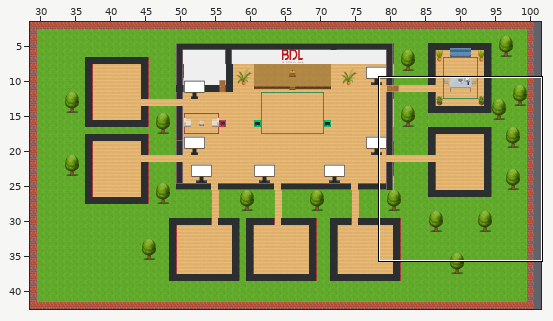
Tiled map (JSON), stored at map.tmj. Above, an overview of the earlier version with the close-up marked.
Close-up. The starting point:
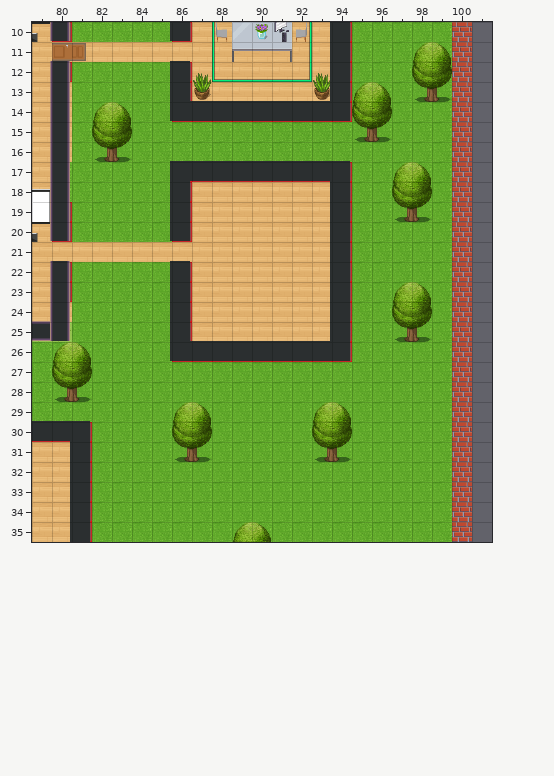
Cells are 32x32 px. Shown: x 79..101, y 10..35. The commit also changed other parts of the map, which this record leaves out.
After:
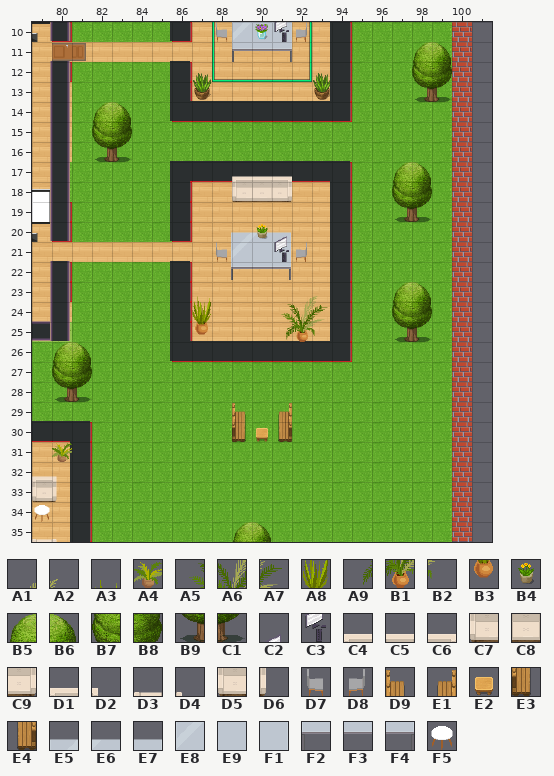
Key: from "WA_Decoration": A1 61, A2 62, A3 64, A4 67, A5 72, A6 73, A7 74, A8 76, A9 84, B1 85, B2 86, B3 88, B4 93; from "WA_Exterior": B5 0, B6 1, B7 25, B8 26, B9 50, C1 51; from "WA_Miscellaneous": C2 20, C3 30; from "WA_Seats": C4 0, C5 1, C6 2, C7 13, C8 14, C9 15, D1 26, D2 27, D3 28, D4 29, D5 39, D6 40, D7 119, D8 120, D9 146, E1 147, E2 151, E3 159, E4 160; from "WA_Tables": E5 5, E6 6, E7 7, E8 15, E9 16, F1 17, F2 25, F3 26, F4 27, F5 130.
__ is an empty cell.
Tiles of an added or newly shown layer are drawn over the layers below it.
The edit:
{"where": "layer \"floor/floor2\""}
{"y":13,"x":95,"old":"B5 B6","new":"__ __"}
{"y":14,"x":95,"old":"B7 B8","new":"__ __"}
{"y":15,"x":95,"old":"B9 C1","new":"__ __"}
{"y":29,"x":86,"old":"B5 B6","new":"__ __"}
{"y":29,"x":93,"old":"B5 B6","new":"__ __"}
{"y":30,"x":86,"old":"B7 B8","new":"__ __"}
{"y":30,"x":93,"old":"B7 B8","new":"__ __"}
{"y":31,"x":86,"old":"B9 C1","new":"__ __"}
{"y":31,"x":93,"old":"B9 C1","new":"__ __"}
{"where": "layer \"furniture/furniture1\""}
{"y":17,"x":89,"old":"__ __ __","new":"C4 C5 C6"}
{"y":18,"x":89,"old":"__ __ __","new":"C7 C8 C9"}
{"y":21,"x":88,"old":"__","new":"D7"}
{"y":21,"x":92,"old":"__","new":"D8"}
{"y":29,"x":89,"old":"__","new":"D9"}
{"y":29,"x":91,"old":"__","new":"E1"}
{"y":30,"x":89,"old":"__ __ __","new":"E3 E2 E4"}
{"y":32,"x":79,"old":"__ __","new":"D1 D2"}
{"y":33,"x":79,"old":"__ __","new":"D5 D6"}
{"y":34,"x":79,"old":"__","new":"F5"}
{"y":35,"x":79,"old":"__ __","new":"D3 D4"}
{"where": "layer \"furniture/furniture2\""}
{"y":20,"x":89,"old":"__ __ __","new":"E5 E6 E7"}
{"y":21,"x":89,"old":"__ __ __","new":"E8 E9 F1"}
{"y":22,"x":89,"old":"__ __ __","new":"F2 F3 F4"}
{"where": "layer \"furniture/furniture4\" (added)"}
{"y":20,"x":90,"old":"__ __","new":"B4 C2"}
{"y":21,"x":91,"old":"__","new":"C3"}
{"y":23,"x":87,"old":"__","new":"A3"}
{"y":23,"x":92,"old":"__ __","new":"A1 A2"}
{"y":24,"x":87,"old":"__","new":"A8"}
{"y":24,"x":91,"old":"__ __ __","new":"A5 A6 A7"}
{"y":25,"x":87,"old":"__","new":"B3"}
{"y":25,"x":91,"old":"__ __ __","new":"A9 B1 B2"}
{"y":31,"x":80,"old":"__","new":"A4"}
